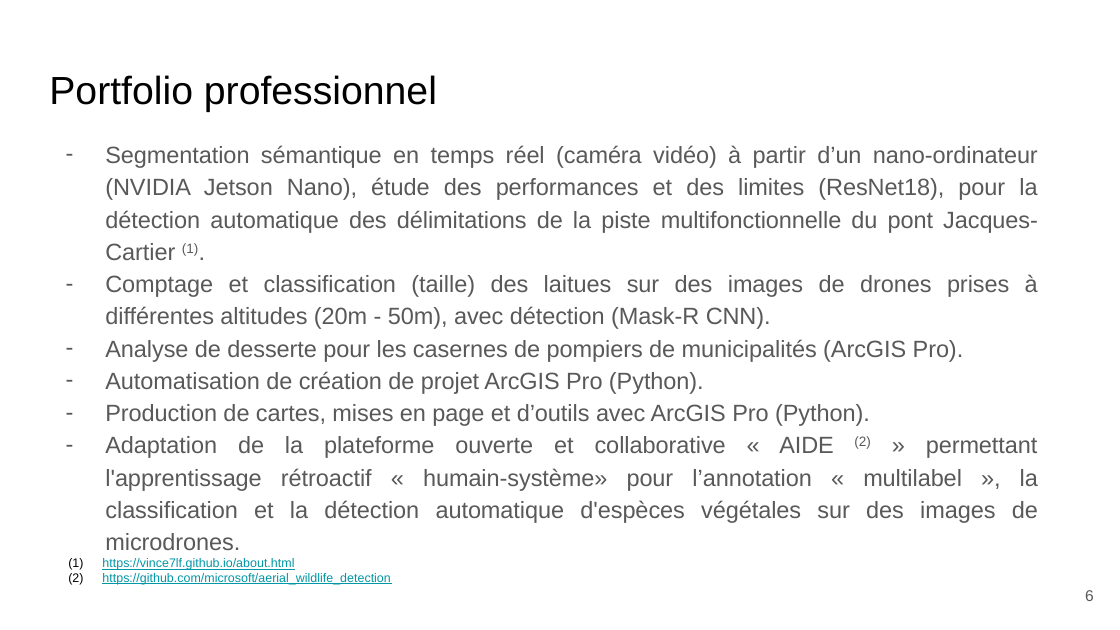
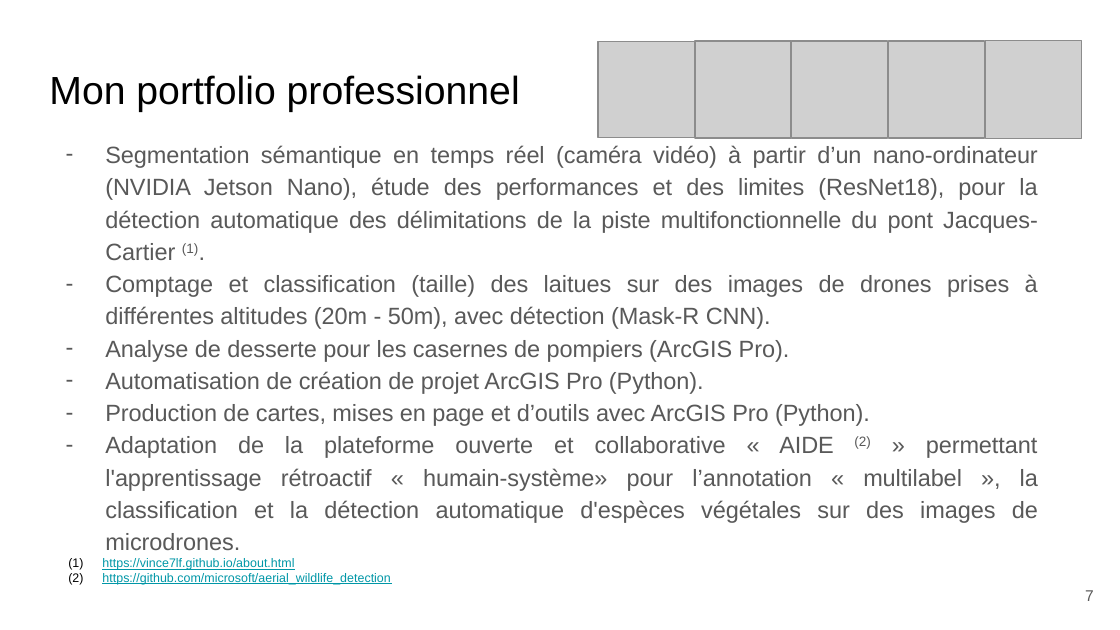
Before and after one commit to vince7lf/vince7lf.github.io, a slide deck: slide 7 of assets/Presentation CV Vincent Le Falher.pptx (slide 6 before the commit). Drawn at 1120x630 pixels with LibreOffice and Linux fonts; fonts in the diff are those of the drawing; grey boxes stand for pictures. Boxes give left, top, right and bottom in pixels: in the first picture for what was removed or moved away, otherwise in the second. Text is boxed around its words. In the diff, an @@ line names an element or a change of style, - is before the commit and + after.

```diff
--- a/assets/Presentation CV Vincent Le Falher.pptx
+++ b/assets/Presentation CV Vincent Le Falher.pptx
@@ picture added at (598,41,694,138) @@
@@ picture added at (694,41,791,139) @@
@@ picture added at (792,41,888,139) @@
@@ picture added at (888,41,984,139) @@
@@ picture added at (986,40,1082,138) @@
@@ title at (49,75,520,112): text changed @@
-Portfolio professionnel
+Mon portfolio professionnel
@@ text at (105,340,790,362): text changed @@
-– Analyse de desserte pour les casernes de pompiers de municipalités (ArcGIS Pro).
+– Analyse de desserte pour les casernes de pompiers (ArcGIS Pro).
@@ page number at (1085,590,1094,601): text changed @@
-6
+7
```
Also in this commit, not shown: 10 other slides changed, 1 slide added, 1 other file.
